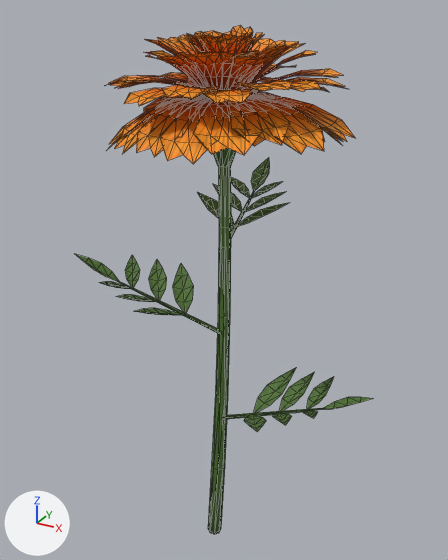
The glTF model assets/models/propios/flor_cempasuchil.gltf: old version first, new version second.
The view is the same before and after, from a 50 mm lens placed at (0.125, -0.218, 0.255), pointed at (0.0, 0.011, 0.141). The lights are fixed; the arrows at lower left show +X, +Y and +Z. The first picture is the older version. Mesh edges are drawn as thin lines. Where no turn or scale is listed for an object, it has been applied to the vertices.

The first picture shows 'peciolos_hojas', 'petalos', 'tallo'.
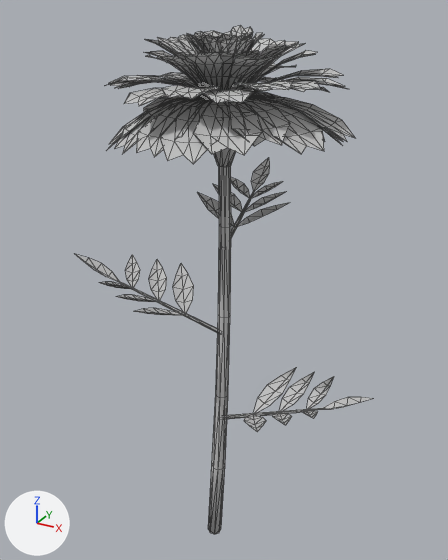
What differs and where, as boxes [x1, y1, x2, y2] in the pictures (448 x 560 px):
'petalos', surface changed (brown to light grey)
    both: [108, 26, 355, 164]
'peciolos_hojas', surface changed
    both: [75, 158, 373, 432]
'tallo', surface changed (green to light grey)
    both: [208, 148, 236, 534]

Edits to the bpy script that builds the scene:
```text
Change mat_tallo_cempasuchil:
    remove mat_tallo_cempasuchil.texture = img_flor_verdes_color
    add mat_tallo_cempasuchil.base_color = (0.55, 0.55, 0.55)  # light grey #c4c4c4
    mat_tallo_cempasuchil.roughness: 0.75 -> 0.8
Change mat_hoja_cempasuchil:
    remove mat_hoja_cempasuchil.texture = img_hoja_cempasuchil_color
    add mat_hoja_cempasuchil.base_color = (0.55, 0.55, 0.55)  # light grey #c4c4c4
    mat_hoja_cempasuchil.roughness: 0.65 -> 0.8
Change mat_petalo_cempasuchil:
    remove mat_petalo_cempasuchil.texture = img_petalo_cempasuchil
    add mat_petalo_cempasuchil.base_color = (0.55, 0.55, 0.55)  # light grey #c4c4c4
    mat_petalo_cempasuchil.roughness: 0.65 -> 0.8
```
